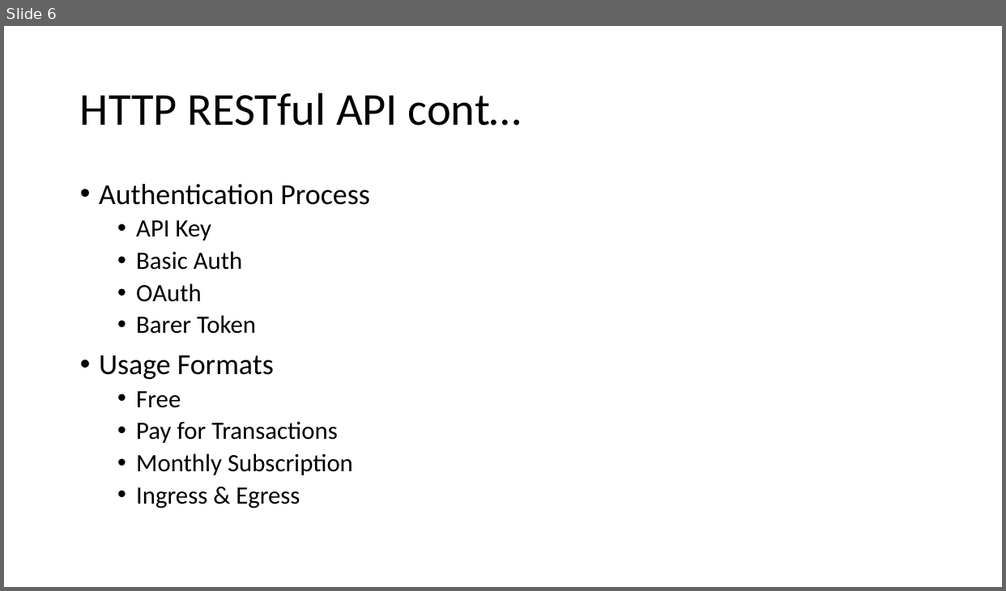
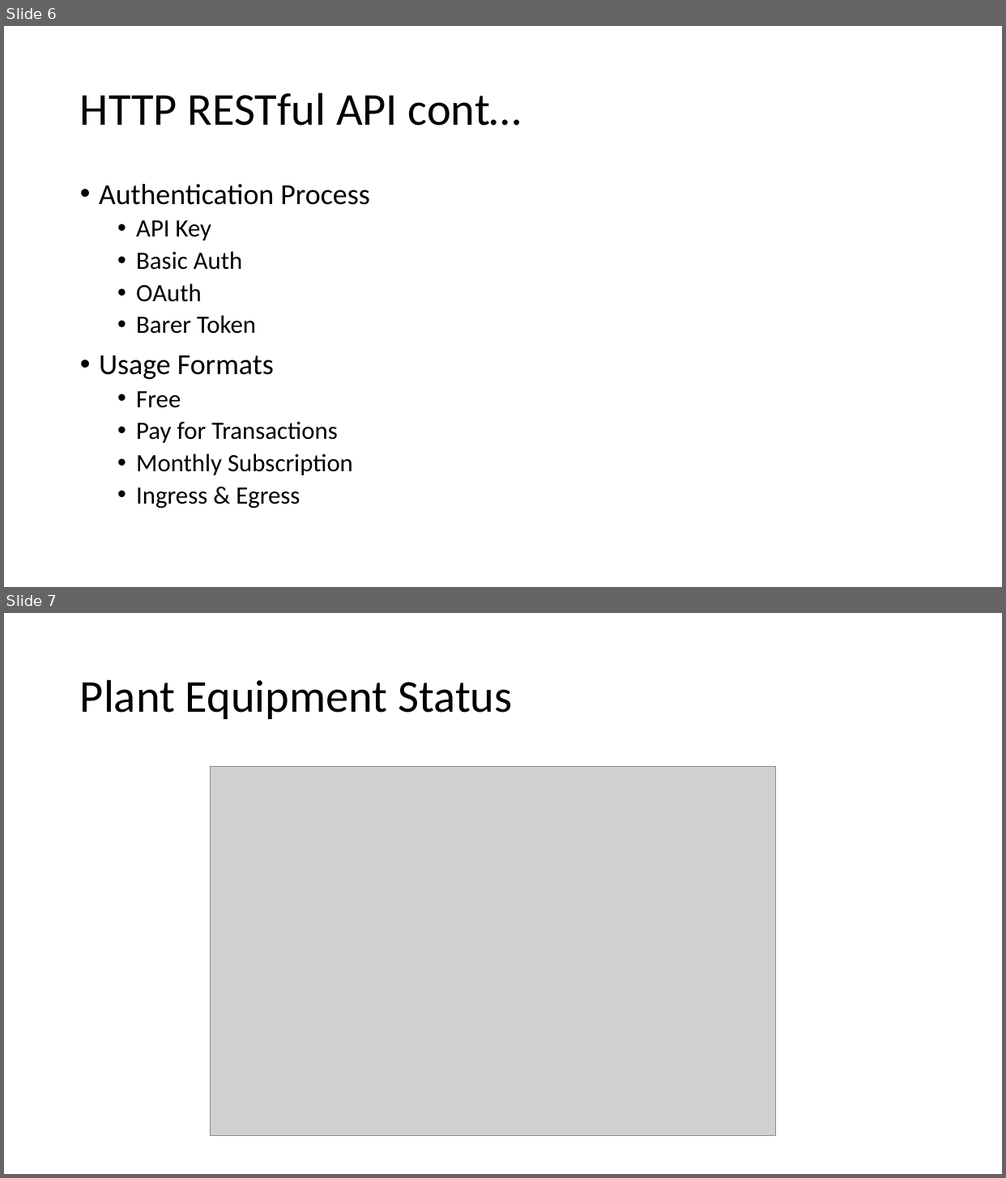
Before and after one commit to archserver/wdd230, a slide deck: api/Documents/API’s.pptx. Shown one above the other, each under a label of ours: slide 6 before the commit, slides 6 and 7 after it. The pictures are 1006x591 and 1006x1178 pixels, drawn with LibreOffice and Linux fonts; fonts in the diff are those of the drawing; grey boxes stand for pictures. Boxes give left, top, right and bottom in pixels: in the first picture for what was removed or moved away, otherwise in the second. Text is boxed around its words. In the diff, an @@ line names an element or a change of style, - is before the commit and + after.

```diff
--- a/api/Documents/API’s.pptx
+++ b/api/Documents/API’s.pptx
@@ slide 7 added at <box>4,613,1002,1174</box>, background #FFFFFF @@
@@ title added at <box>80,679,512,719</box>, 44 pt, text #000000 @@
+Plant Equipment Status
@@ picture added at <box>210,766,776,1136</box> @@
```
Also in this commit, not shown: 1 slide changed, 6 other slides added, 14 other files.
